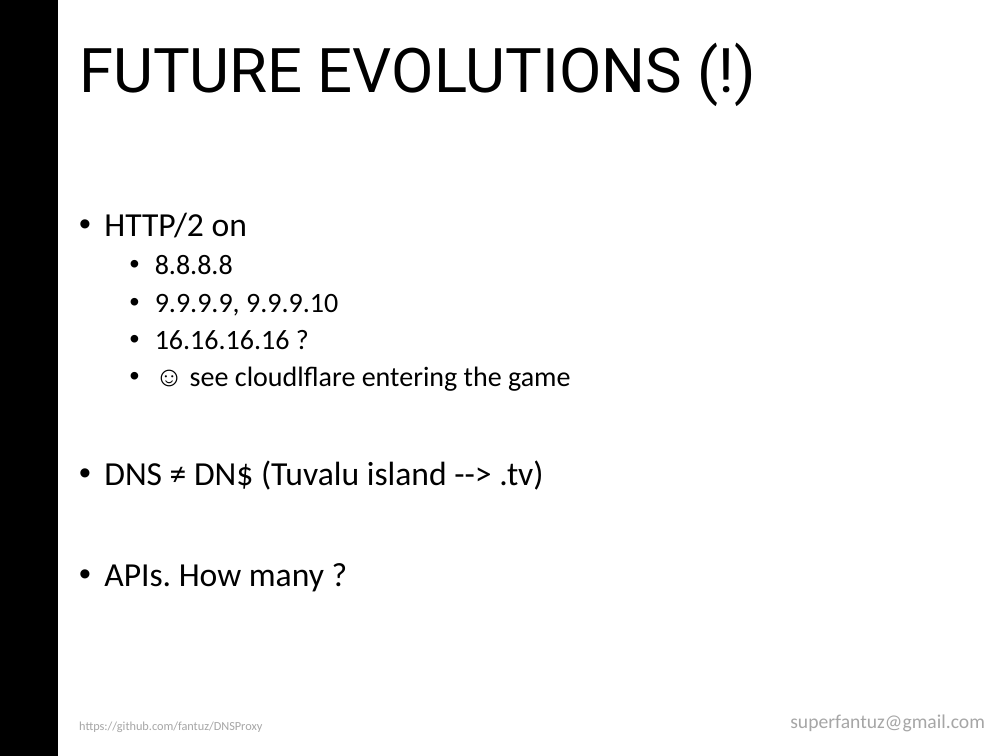
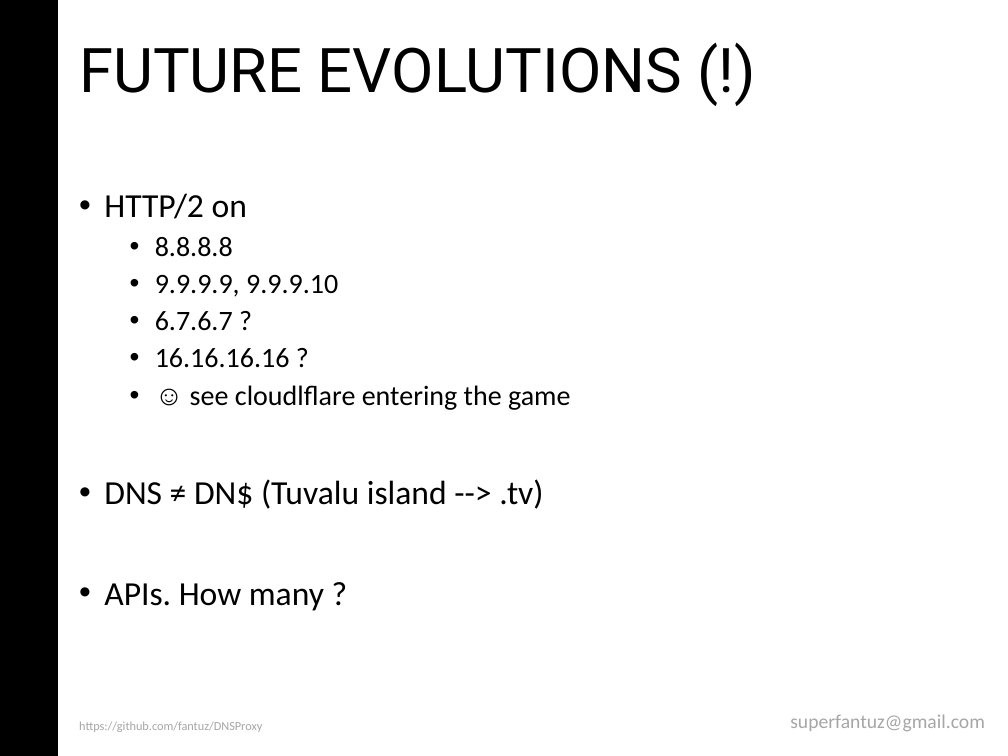
Before and after one commit to andreafabrizi/DNSProxy, a slide deck: slide 9 of DNSProxy_MFantuzzi.ppt. Drawn at 1008x756 pixels with LibreOffice and Linux fonts; fonts in the diff are those of the drawing. Boxes give left, top, right and bottom in pixels: in the first picture for what was removed or moved away, otherwise in the second. Text is boxed around its words. In the diff, an @@ line names an element or a change of style, - is before the commit and + after.

```diff
--- a/DNSProxy_MFantuzzi.ppt
+++ b/DNSProxy_MFantuzzi.ppt
@@ text at bbox=[155, 311, 233, 331]: paragraph added @@
+  • 6.7.6.7 ?
```
Also in this commit, not shown: 5 other slides changed.
